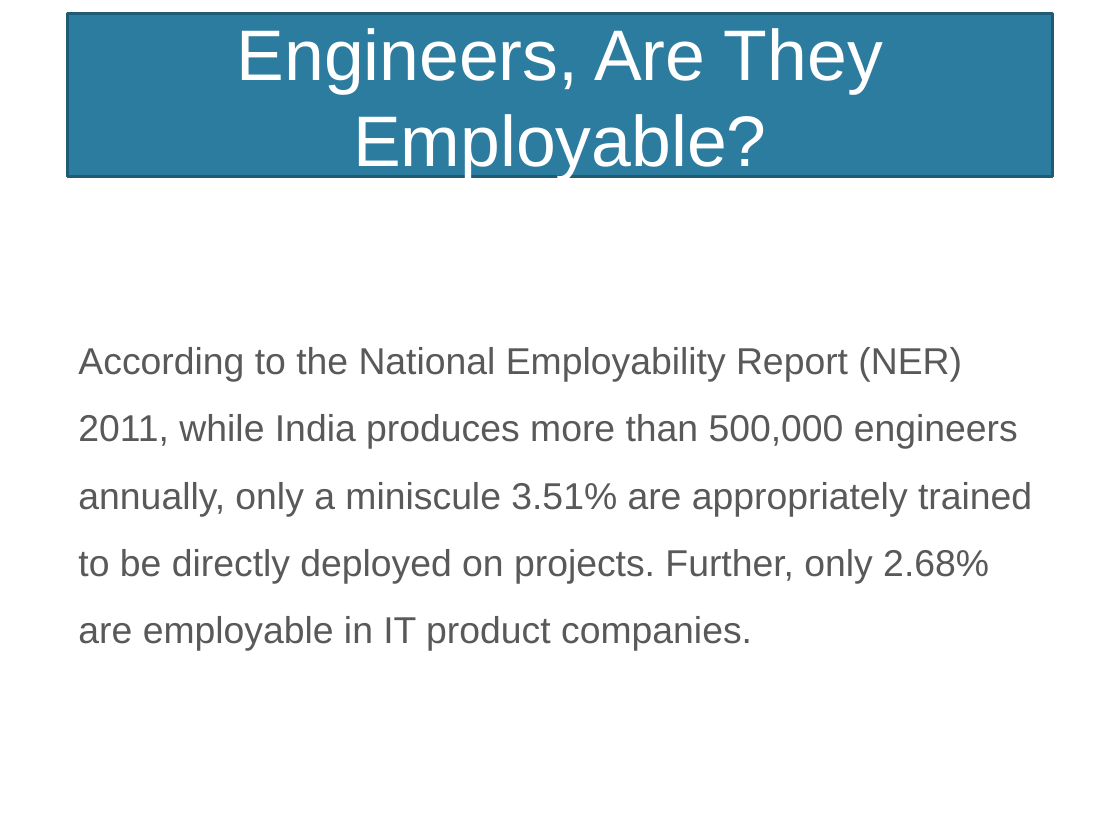
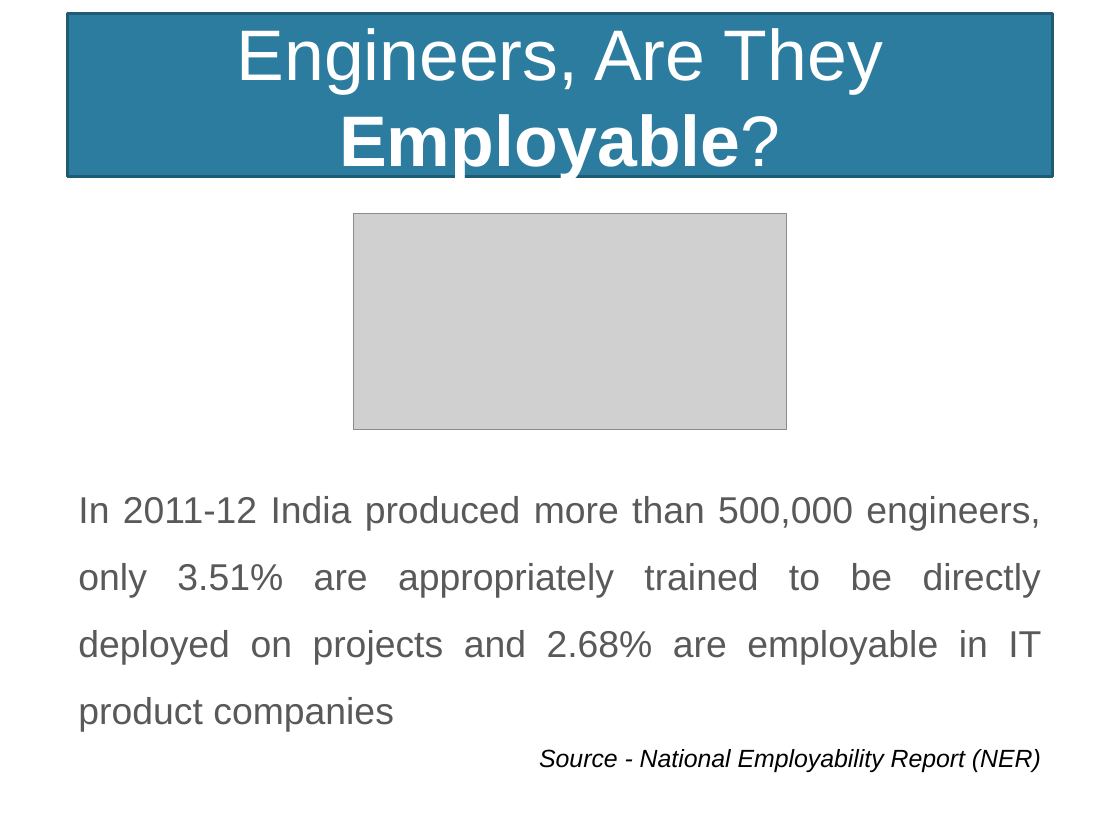
Before and after one commit to NarayanMahadevan/MakeTechEzResources, a slide deck: slide 2 of Documents/MakeTechEzTrainingProgramme.pptx. Drawn at 1120x840 pixels with LibreOffice and Linux fonts; fonts in the diff are those of the drawing; grey boxes stand for pictures; background and template pictures are left out. Boxes give left, top, right and bottom in pixels: in the first picture for what was removed or moved away, otherwise in the second. Text is boxed around its words. In the diff, an @@ line names an element or a change of style, - is before the commit and + after.

```diff
--- a/Documents/MakeTechEzTrainingProgramme.pptx
+++ b/Documents/MakeTechEzTrainingProgramme.pptx
@@ title "Engineers, Are They Employable?" at (67,13,1053,177): bold on in "Employable?" @@
@@ picture added at (354,214,786,430) @@
@@ text at (78,496,1041,732): text changed @@
-According to the National Employability Report (NER) 2011, while India produces more than 500,000 engineers annually, only a miniscule 3.51% are appropriately trained to be directly deployed on projects. Further, only 2.68% are employable in IT product companies.
+In 2011-12 India produced more than 500,000 engineers, only 3.51% are appropriately trained to be directly deployed on projects and 2.68% are employable in IT product companies
@@ text added at (539,749,1041,772), 16 pt, text #000000, italic @@
+Source - National Employability Report (NER)
```
Also in this commit, not shown: 10 other slides changed, 15 slides added, 7 slides removed, 17 other files.
